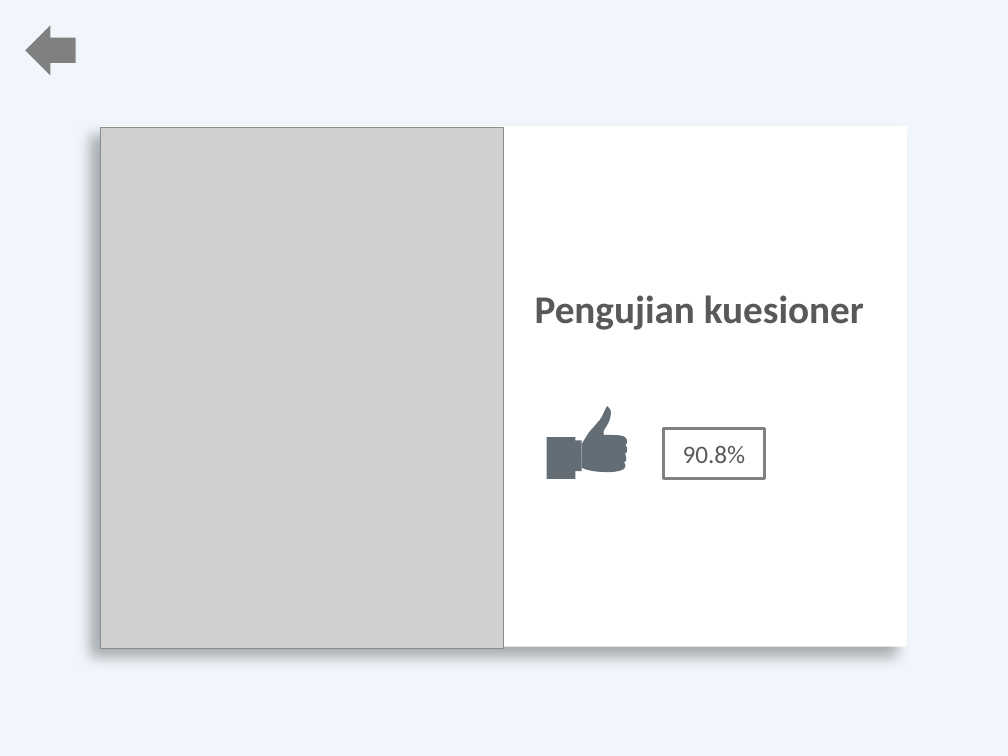
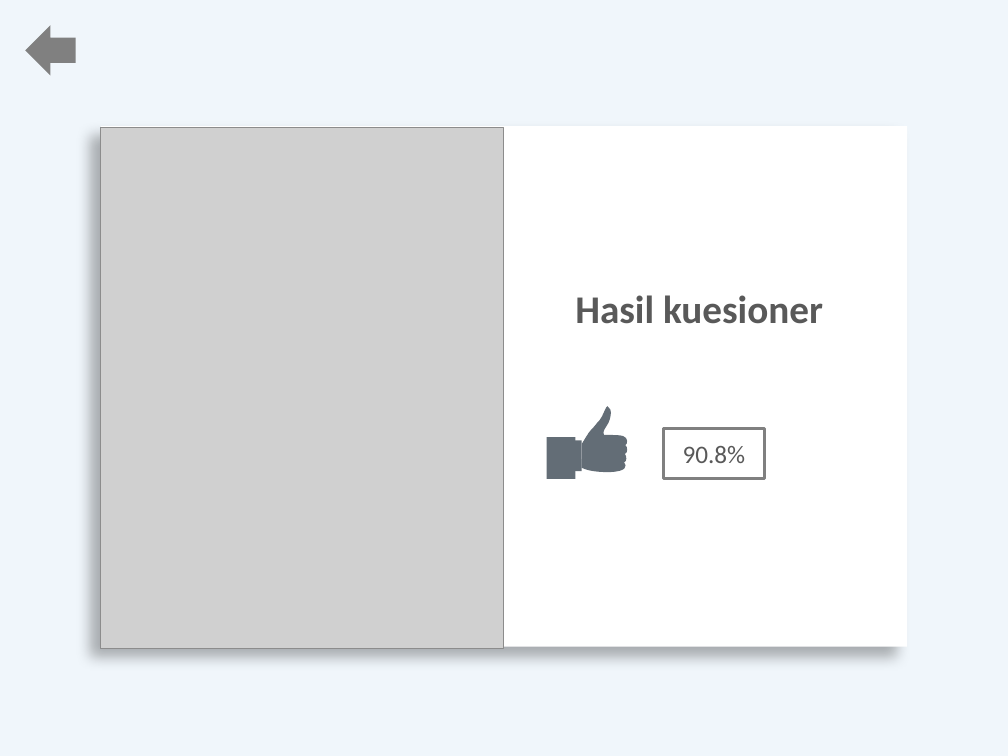
Before and after one commit to L200150057/Skripsi, a slide deck: slide 12 of Powerpoint Skripsi.pptx (slide 14 before the commit). Drawn at 1008x756 pixels with LibreOffice and Linux fonts; fonts in the diff are those of the drawing; grey boxes stand for pictures. Boxes give left, top, right and bottom in pixels: in the first picture for what was removed or moved away, otherwise in the second. Text is boxed around its words. In the diff, an @@ line names an element or a change of style, - is before the commit and + after.

```diff
--- a/Powerpoint Skripsi.pptx
+++ b/Powerpoint Skripsi.pptx
@@ text in rectangle at [575, 295, 823, 324]: text changed @@
-Pengujian kuesioner
+Hasil kuesioner
```
Also in this commit, not shown: 4 other slides changed, 2 slides removed, 6 other files.
